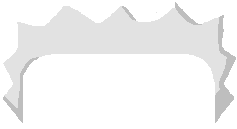
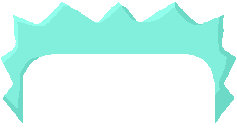
Two versions of the same layered image (237 x 129). Layer-by-layer changes:
pixels changed over 1, 2, 236, 123 (layer not identified)
